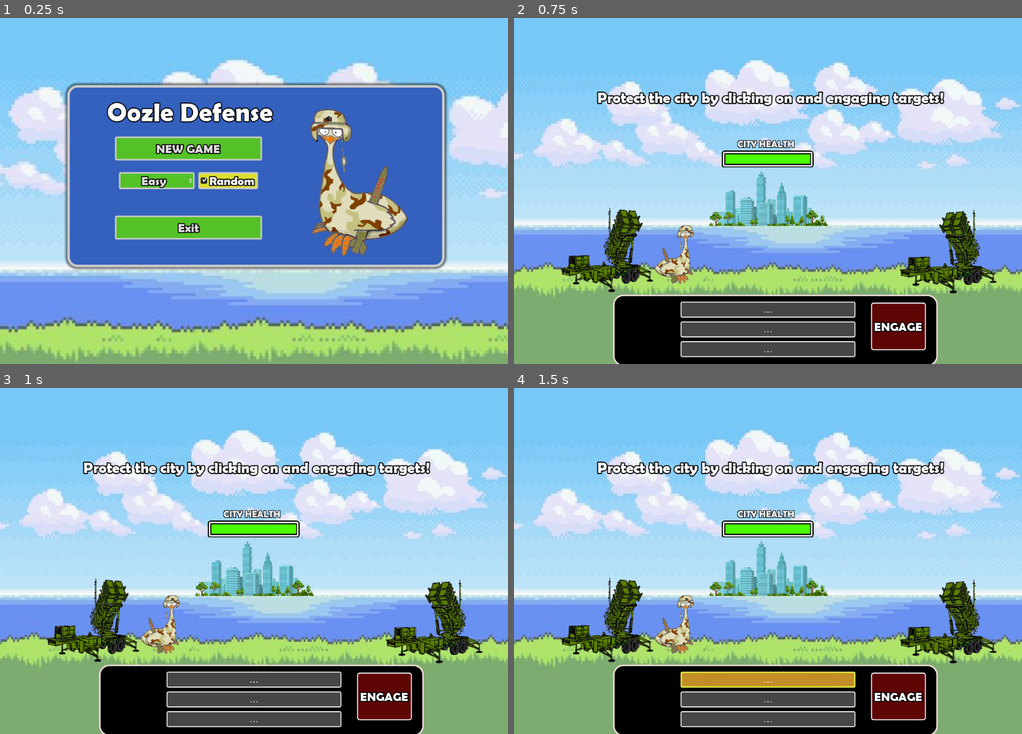
Above: before the commit, frames 1-4 (two rows, left to right).
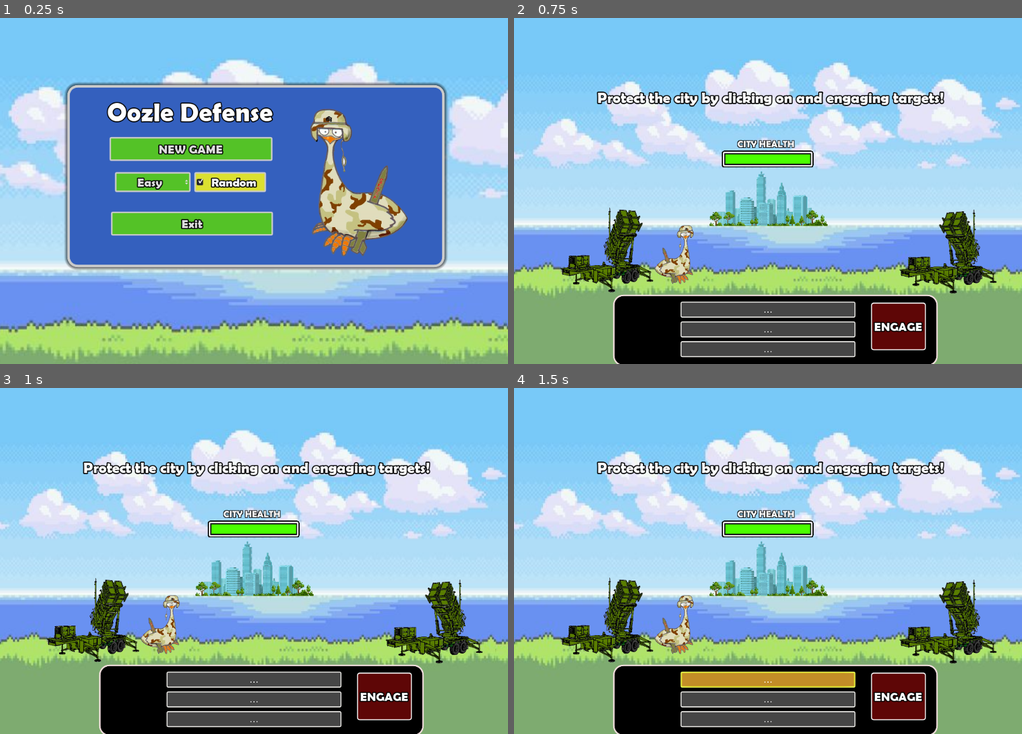
Above: after the commit, the same moments.

Repository: bktiel/oozlefinch
Game: Godot game, scene res://MainMenu.tscn
The game is run twice, just before and just after one commit, with the same random seed, the same clock (stepped at 60 frames per second) and the same inputs.
Inputs:
- Up to frame 1 (0.25 s): no input
- Up to frame 2 (0.75 s): click "NEW GAME" at 0.5 s
- Up to frame 3 (1 s): no input
- Up to frame 4 (1.5 s): click "..." at 1.25 s

The runs differ from the first frame. In frame 1, 3.5% of the frame differs, in the area x 21-54%, y 34-65%; in frame 2, nothing differs; in frame 3, nothing differs; in frame 4, nothing differs.

Commit message:
change sizing, fix helicopter

Diff:
--- a/MainMenu.tscn
+++ b/MainMenu.tscn
@@ -34,18 +34,18 @@
 theme = ExtResource( 2 )
 
 [node name="btnNewGame" type="Button" parent="Panel"]
-margin_left = 96.0
-margin_top = 104.0
-margin_right = 392.0
-margin_bottom = 152.0
+margin_left = 85.0
+margin_top = 105.0
+margin_right = 413.0
+margin_bottom = 153.0
 theme = ExtResource( 2 )
 text = "NEW GAME"
 
 [node name="btnQuit" type="Button" parent="Panel"]
-margin_left = 96.0
-margin_top = 264.0
-margin_right = 392.0
-margin_bottom = 312.0
+margin_left = 88.0
+margin_top = 256.0
+margin_right = 414.0
+margin_bottom = 304.0
 theme = ExtResource( 2 )
 custom_fonts/font = ExtResource( 3 )
 text = "Exit"
@@ -60,20 +60,20 @@
 flip_h = true
 
 [node name="optDifficulty" type="OptionButton" parent="Panel"]
-margin_left = 104.0
+margin_left = 96.0
 margin_top = 176.0
-margin_right = 256.0
-margin_bottom = 210.0
+margin_right = 248.0
+margin_bottom = 216.0
 text = "Easy"
 align = 1
 items = [ "Easy", null, false, 0, null, "Medium", null, false, 1, null, "Hard", null, false, 2, null ]
 selected = 0
 
 [node name="optRand" type="CheckBox" parent="Panel"]
-margin_left = 264.0
+margin_left = 256.0
 margin_top = 176.0
-margin_right = 384.0
-margin_bottom = 210.0
+margin_right = 400.0
+margin_bottom = 216.0
 pressed = true
 text = "Random"
 align = 1
--- a/project.godot
+++ b/project.godot
@@ -24,6 +24,8 @@
 [display]
 
 window/size/height=700
+window/stretch/mode="viewport"
+window/stretch/aspect="keep"
 
 [gui]
 
--- a/scripts/main.gd
+++ b/scripts/main.gd
@@ -134,7 +134,7 @@
 	helo.connect("reached_goal", self, "helo_reached_goal")
 	helo.connect("shoot", self, "helo_shoot")
 	helo.connect("explode", self, "remove_target")
-	add_child(helo)
+	$level.add_child(helo)
 
 	for gun in helo.get_node("guns").get_children():
 		gun.look_at($level/heloShootRef.position)
